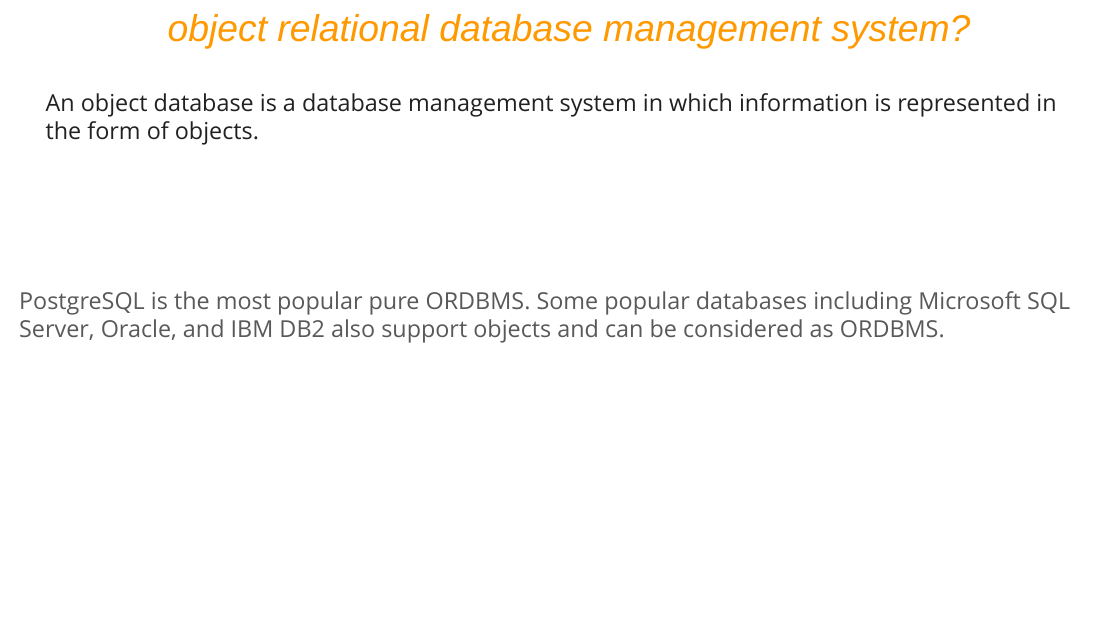
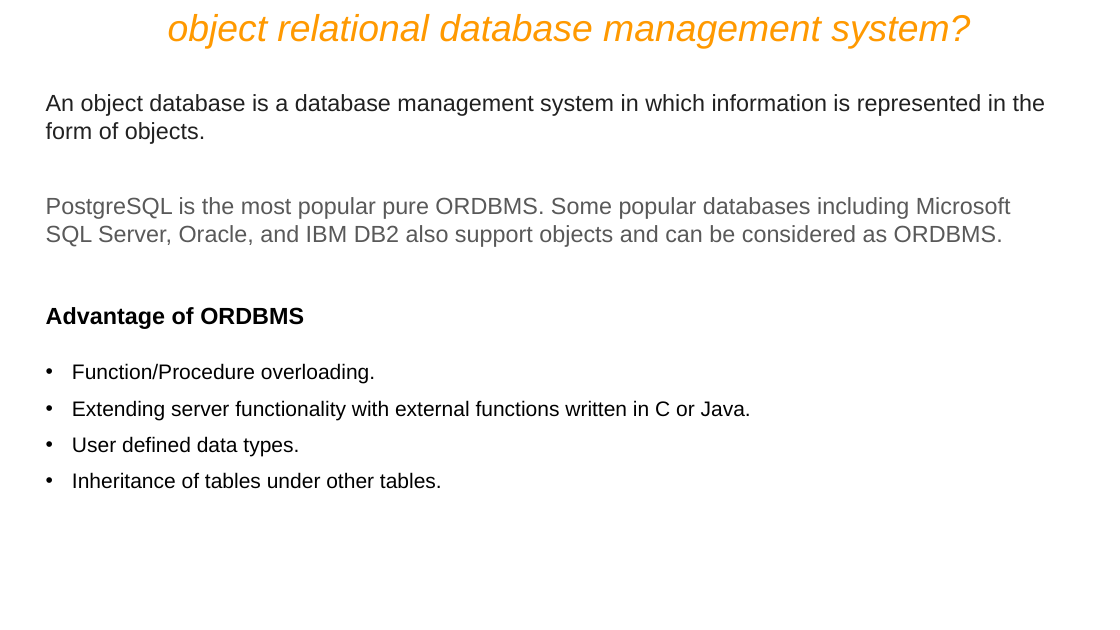
Before and after one commit to ShubhamPokale/DBMS_NOTES, a slide deck: slide 13 of IWAY MySQL PPT Ver9.pptx. Drawn at 1120x630 pixels with LibreOffice and Linux fonts; fonts in the diff are those of the drawing. Boxes give left, top, right and bottom in pixels: in the first picture for what was removed or moved away, otherwise in the second. Text is boxed around its words. In the diff, an @@ line names an element or a change of style, - is before the commit and + after.

```diff
--- a/IWAY MySQL PPT Ver9.pptx
+++ b/IWAY MySQL PPT Ver9.pptx
@@ text "An object database is a ..." at (46,94,1045,144): font Open Sans to Arial @@
@@ text "PostgreSQL is the most popular ..." at (46,197,1011,247): font Open Sans to Arial @@
@@ text "PostgreSQL is the most popular ...": place and size @@
-text "PostgreSQL is the most popular ..." at (19,291,1070,343)
+text "PostgreSQL is the most popular ..." at (46,197,1011,247)
@@ text added at (46,307,304,329), 20 pt, text #000000, bold @@
+Advantage of ORDBMS
@@ text added at (72,363,751,489), 18 pt, text #000000 @@
+• Function/Procedure overloading.
+• Extending server functionality with external functions written in C or Java.
+• User defined data types.
+• Inheritance of tables under other tables.
```
Also in this commit, not shown: 34 other slides changed, 39 slides added, 65 slides removed, 6 other files.
